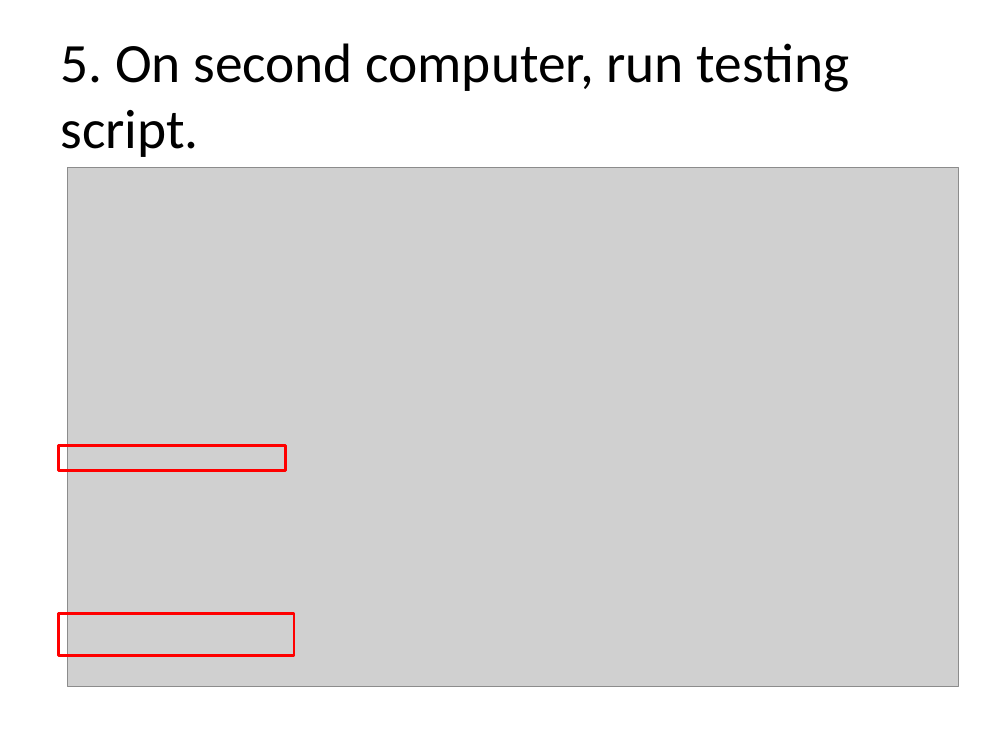
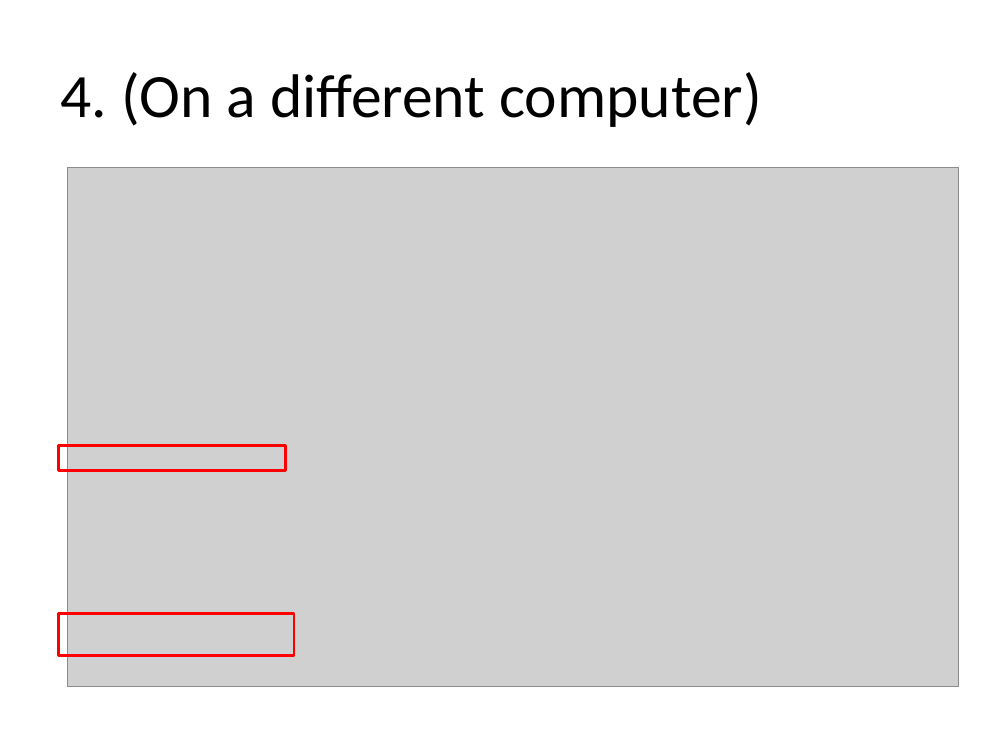
Before and after one commit to StephenWang123/myApp, a slide deck: slide 9 of internPresentation.pptx. Drawn at 1008x756 pixels with LibreOffice and Linux fonts; fonts in the diff are those of the drawing; grey boxes stand for pictures; background and template pictures are left out. Boxes give left, top, right and bottom in pixels: in the first picture for what was removed or moved away, otherwise in the second. Text is boxed around its words. In the diff, an @@ line names an element or a change of style, - is before the commit and + after.

```diff
--- a/internPresentation.pptx
+++ b/internPresentation.pptx
@@ title at bbox=[60, 72, 762, 127]: text changed; size 39.6 to 44 pt @@
-5. On second computer, run testing script.
+4. (On a different computer)
```
Also in this commit, not shown: 6 other slides changed, 3 slides added, 3 slides removed.
